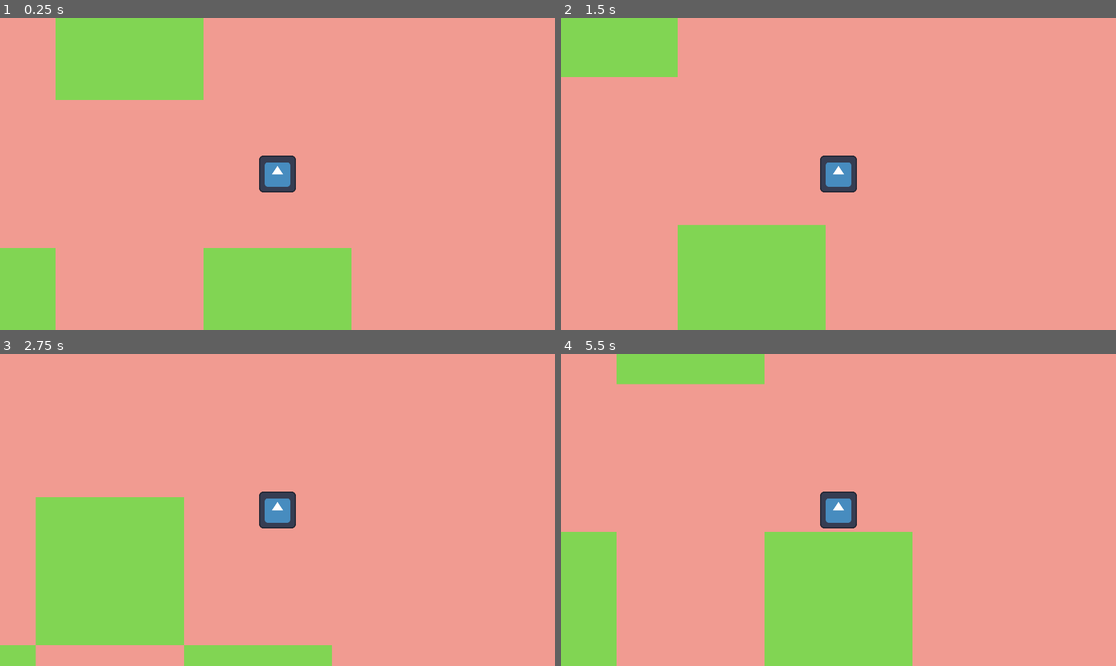
Above: before the commit, frames 1-4 (two rows, left to right).
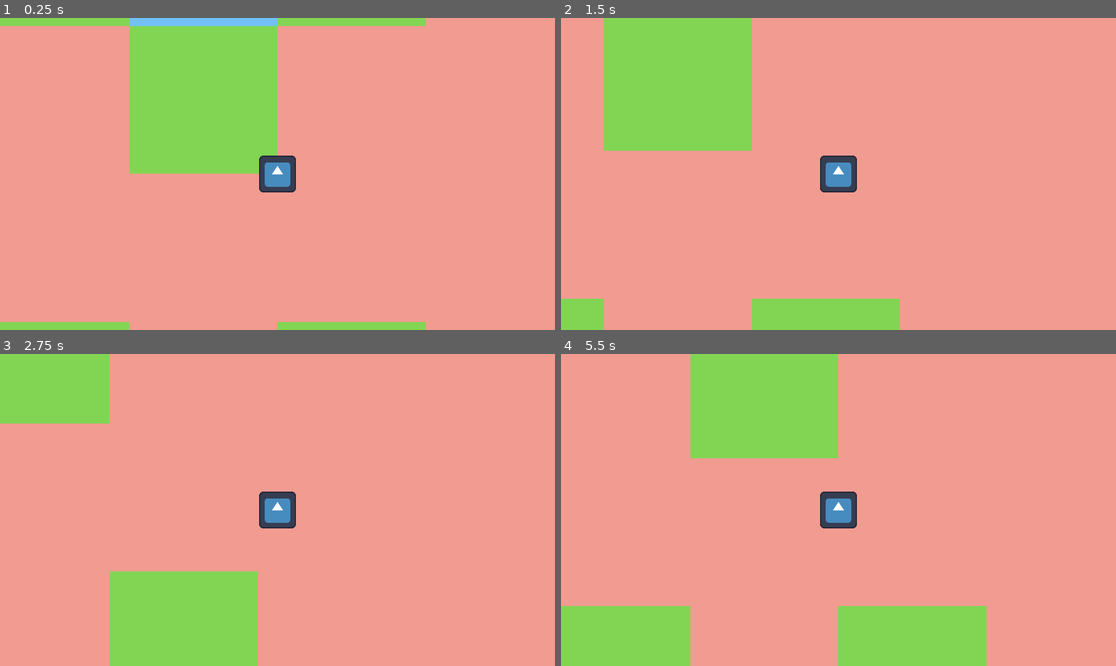
Above: after the commit, the same moments.

Repository: AnselmeDonato/hello_godot
Game: Godot game, scene res://main.tscn
Two runs of this game, one before a commit and one after it. Both use one fixed random seed, a clock stepped at 60 frames per second and the inputs below. The engine's default icon, where the game draws it, is replaced by a stand-in: a white triangle on a blue panel in a dark square.
Inputs:
- Up to frame 1 (0.25 s): no input
- Up to frame 2 (1.5 s): tap Enter at 0.5 s; hold D (right) 0.53-1.28 s; hold S (down) from 1.28 s (still down)
- Up to frame 3 (2.75 s): release S (down) at 2.03 s; hold D (right) from 2.03 s (still down)
- Up to frame 4 (5.5 s): release D (right) at 2.78 s; hold W (up) 2.78-3.53 s; hold A (left) 3.53-5.03 s; hold S (down) from 5.03 s (still down)

The runs differ from the first frame. In frame 1, 24% of the frame differs, in the area x 0-77%, y 0-100%; in frame 2, 20%; in frame 3, 19%; in frame 4, 25%.

Commit message:
adding world boundaries

Diff:
--- a/level/grid.gd
+++ b/level/grid.gd
@@ -1,6 +1,7 @@
 extends Node
 
 var tile_scene = preload("res://level/tile.tscn")
+var level_boundary_scene = preload("res://level/level_boundary.tscn")
 
 # ================== Variables ================== #
 
@@ -130,6 +131,7 @@
 
 func init_grid():
 	"""Initialise the grid with all its tiles"""
+	# Initialise tiles
 	var tile_ref = tile_scene.instantiate()
 	var all_possible_tiles = {}
 	for tile in tiles_rules.keys():
@@ -143,6 +145,22 @@
 			row.append(tile)
 
 		grid.append(row)
+
+	# Create world boundaries
+	var GRID_END = TILE_DIMENSION * GRID_DIMENSION
+
+	var neg_x_boundary = level_boundary_scene.instantiate()
+	neg_x_boundary.demarcate_between(Vector2(0, 0), Vector2(0, GRID_END))
+	add_child(neg_x_boundary)
+	var pos_x_boundary = level_boundary_scene.instantiate()
+	pos_x_boundary.demarcate_between(Vector2(GRID_END, 0), Vector2(GRID_END, GRID_END))
+	add_child(pos_x_boundary)
+	var neg_y_boundary = level_boundary_scene.instantiate()
+	neg_y_boundary.demarcate_between(Vector2(0,0), Vector2(GRID_END, 0))
+	add_child(neg_y_boundary)
+	var pos_y_boundary = level_boundary_scene.instantiate()
+	pos_y_boundary.demarcate_between(Vector2(0,GRID_END), Vector2(GRID_END, GRID_END))
+	add_child(pos_y_boundary)
 
 
 func _init():
--- /dev/null
+++ b/level/level_boundary.gd
@@ -0,0 +1,6 @@
+extends Node
+
+func demarcate_between(a : Vector2, b : Vector2):
+	"""Set the coordinates of the boundary's shape (i.e beginning and end of the boundary)"""
+	get_node("StaticBody2D/CollisionShape2D").shape.set_a(a)
+	get_node("StaticBody2D/CollisionShape2D").shape.set_b(b)
--- /dev/null
+++ b/level/level_boundary.tscn
@@ -0,0 +1,14 @@
+[gd_scene load_steps=3 format=3 uid="uid://bmf0h3pb4athr"]
+
+[ext_resource type="Script" path="res://level/level_boundary.gd" id="1_nvwef"]
+
+[sub_resource type="SegmentShape2D" id="SegmentShape2D_vgssy"]
+resource_local_to_scene = true
+
+[node name="LevelBoundary" type="Node"]
+script = ExtResource("1_nvwef")
+
+[node name="StaticBody2D" type="StaticBody2D" parent="."]
+
+[node name="CollisionShape2D" type="CollisionShape2D" parent="StaticBody2D"]
+shape = SubResource("SegmentShape2D_vgssy")
--- a/level/tile.gd
+++ b/level/tile.gd
@@ -50,6 +50,6 @@
 	var collapsed = possible[rng.randi_range(0, possible.size() - 1)]
 	superposition = {collapsed: 1}
 
-# Called when when the object's script is instantiated.
+# Called when the object's script is instantiated.
 func _init():
 	pass
--- a/level/tile.tscn
+++ b/level/tile.tscn
@@ -8,3 +8,4 @@
 metadata/_edit_group_ = true
 
 [node name="Sprite2D" type="Sprite2D" parent="."]
+centered = false
--- a/player/player.gd
+++ b/player/player.gd
@@ -1,11 +1,16 @@
 extends CharacterBody2D
 
 @export var speed = 400
+
 
 func get_input():
 	var input_direction = Input.get_vector("left", "right", "up", "down")
 	velocity = input_direction * speed
 
-func _physics_process(delta):
+func _physics_process(_delta):
 	get_input()
 	move_and_slide()
+
+# Called when the object's script is instantiated.
+func _init():
+	motion_mode = MOTION_MODE_FLOATING
--- a/player/player.tscn
+++ b/player/player.tscn
@@ -1,7 +1,10 @@
-[gd_scene load_steps=3 format=3 uid="uid://but7pe7kisb32"]
+[gd_scene load_steps=4 format=3 uid="uid://but7pe7kisb32"]
 
 [ext_resource type="Texture2D" uid="uid://d4awjtorqxitv" path="res://level/assets/icon.svg" id="1_5cpub"]
 [ext_resource type="Script" path="res://player/player.gd" id="2_wkngh"]
+
+[sub_resource type="RectangleShape2D" id="RectangleShape2D_rnp3v"]
+size = Vector2(128, 128)
 
 [node name="Player" type="CharacterBody2D"]
 script = ExtResource("2_wkngh")
@@ -11,3 +14,6 @@
 texture = ExtResource("1_5cpub")
 
 [node name="Camera2D" type="Camera2D" parent="."]
+
+[node name="CollisionShape2D" type="CollisionShape2D" parent="."]
+shape = SubResource("RectangleShape2D_rnp3v")
